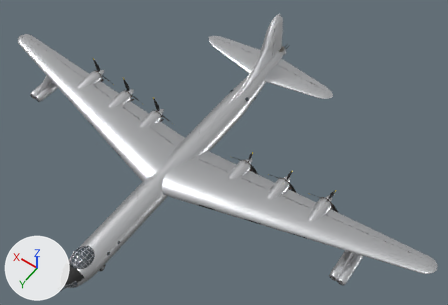
Before and after pictures for a commit that changed the glTF model web/public/models/b36.glb.
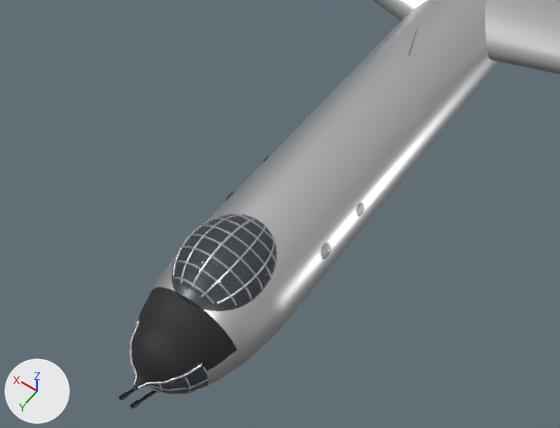
There are two pictures of each version: one whole from a camera (50 mm lens) standing at (-34.6, 40.1, 67.6) and looking at (-4.0, -2.6, 0.5), one close up from a camera (50 mm lens) standing at (-8.3, 29.8, 19.2) and looking at (-0.3, 18.6, 1.7). The lights are fixed; the arrows at lower left show +X, +Y and +Z. The first two pictures are the older version. Where no turn or scale is listed for an object, it has been applied to the vertices. Vertices at exactly the same position are counted once.

In view in the first close-up: 'Canopy', 'CanopyFrame', 'Fuselage', 'NoseFrame', 'Wing' and 3 more.
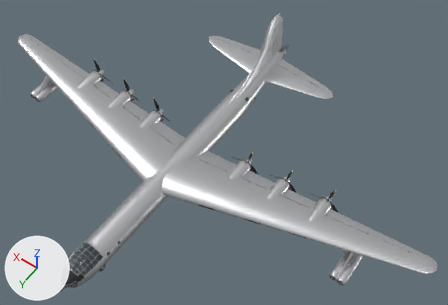
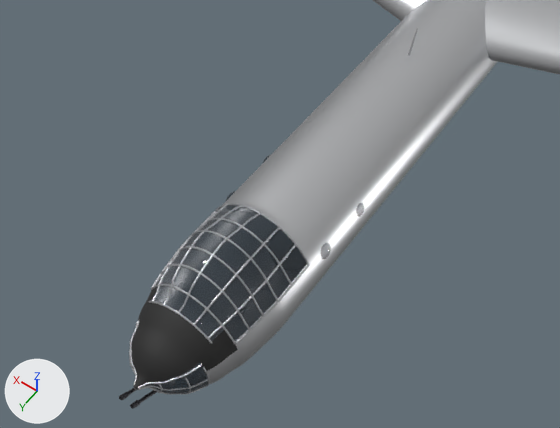
Where the change shows, as pixel boxes (x1, y1, x2, y2) in the close-ups (560 x 428 px):
'Canopy', deleted
    before: (171, 215, 277, 311)
'CanopyFrame', reshaped (53% wider, 51% taller)
    before: (172, 213, 277, 306)
    after: (149, 203, 310, 344)
part 1 of me_canopyframe, rebuilt (24% wider, 26% taller)
    before: (177, 246, 252, 302)
    after: (171, 246, 264, 317)
part 2 of me_canopyframe, rebuilt (48% wider, 47% taller)
    before: (213, 217, 277, 263)
    after: (197, 218, 292, 286)
part 3 of me_canopyframe, deleted
    before: (173, 214, 275, 304)
part 4 of me_canopyframe, reshaped
    before: (172, 213, 277, 306)
    after: (149, 203, 310, 344)
part 5 of me_fuselage, reshaped (mostly hidden before)
    before: (158, 204, 298, 334)
    after: (151, 203, 315, 367)
part 6 of me_fuselage, recoloured
    both: (151, 289, 219, 341)
part 7 of me_fuselage, recoloured
    both: (155, 208, 307, 338)

What the commit changed:
me_canopyframe is used by ob_canopyframe; location (0.0, 0.0, 0.0).
me_canopyframe had 2302 vertices, 4392 faces and spanned x -1.36..1.36, y 19.32..22.18, z 1.35..2.45.
me_canopyframe now has 9838 vertices, 19360 faces and spans x -1.72..1.72, y 19.07..22.78, z 0.69..2.46.
me_canopyframe part 1: the loose piece of 176 vertices spanning x -1.3..1.3, y 21.23..21.29, z 1.35..2.39 is rebuilt with 793 vertices and now spans x -1.66..1.66, y 21.17..21.23, z 0.78..2.38.
me_canopyframe part 2: the loose piece of 146 vertices spanning x -1.19..1.19, y 19.95..20.02, z 1.54..2.33 is rebuilt with 790 vertices and now spans x -1.72..1.72, y 19.92..19.98, z 0.81..2.29.
me_canopyframe part 3: 58 loose pieces with 1007 vertices, spanning x -1.16..1.16, y 19.32..22.18, z 1.7..2.32, are deleted.
me_canopyframe part 4: 2 vertices moved within x -1.28..1.28, y 20.44, z 1.57; 970 vertices removed from x -1.36..1.36, y 19.37..22.13, z 1.35..2.45; 8252 vertices added at x -1.72..1.72, y 19.07..22.78, z 0.69..2.46.
me_fuselage is used by ob_fuselage; location (0.0, 0.0, 0.0).
me_fuselage had 10769 vertices, 21324 faces and spanned x -1.9..1.9, y -23.6..24.7, z -1.9..1.9.
me_fuselage now has 11153 vertices, 22092 faces and spans x -1.9..1.9, y -23.6..24.7, z -1.9..2.4.
me_fuselage part 5: 257 vertices moved from x -1.3..1.2, y 19.1..22.3, z 1.3..1.9 to x -1.4..1.3, y 19.1..22.3, z 1.4..2.4; 67 vertices removed from x -1.4..1.4, y 19.1..22.3, z 1.2..1.9; 451 vertices added at x -1.9..1.9, y 19.1..22.3, z -1.9..2.4.
me_fuselage part 6: 88 faces spanning x -1.1..1.2, y 22.3..22.8, z 1.1..1.8 switch from mat_antiglare (black #212121) to mat_glass (dark blue #303c45).
me_fuselage part 7: 560 faces spanning x -1.6..1.6, y 19.1..22.3, z 0.8..2.4 switch from mat_aluminum (light grey #dddee1) to mat_glass (dark blue #303c45).
Object 'Canopy' (ob_canopy) is deleted.
